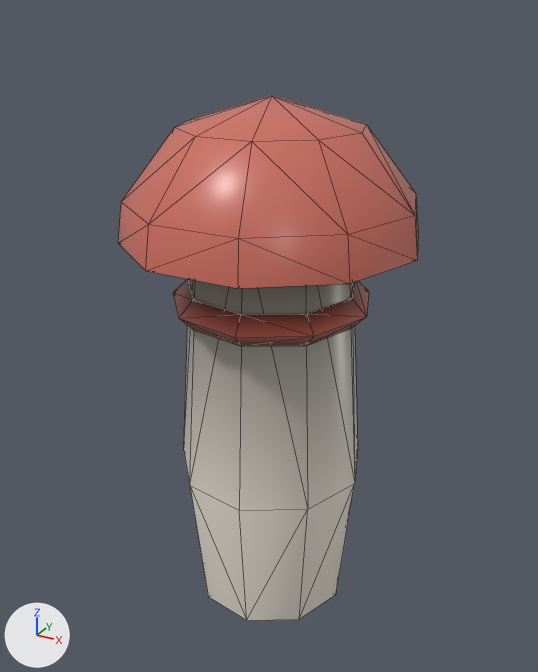
The glTF model public/models/modcar/items/food_matsutake.glb as it was, and as the next commit left it.
Camera for both pictures: a 50 mm lens placed at (0.0642, -0.1177, 0.1168), pointed at (-0.0007, 0.0002, 0.0579). The lights are fixed; the arrows at lower left show +X, +Y and +Z. The older version comes first. Mesh edges are drawn as thin lines. Vertices at exactly the same position are counted once.

Objects in the first picture: 'PART'.
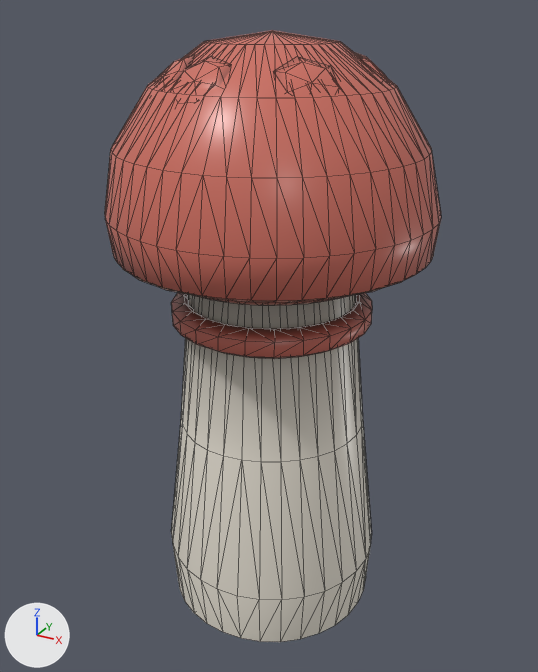
Pixel boxes [x1, y1, x2, y2] of what changed, in the pictures (538 x 672 px):
'PART', reshaped (12% wider, 17% taller)
    before: [118, 95, 418, 620]
    after: [105, 30, 441, 642]
part 1 of me_part, rebuilt (12% wider, 42% taller)
    before: [118, 95, 418, 289]
    after: [105, 30, 441, 305]
part 2 of me_part, rebuilt
    before: [173, 279, 369, 346]
    after: [171, 292, 372, 359]
part 3 of me_part, built on
    before: [184, 279, 358, 620]
    after: [122, 268, 404, 642]
part 4 of me_part, added (pink)
    after: [157, 52, 388, 89]

The change in detail:
me_part is used by ob_part; location (0.0, 0.0, 0.0).
me_part had 107 vertices, 206 faces and spanned x -0.028..0.028, y -0.0266..0.0266, z 0.0..0.1032.
me_part now has 1032 vertices, 2020 faces and spans x -0.0301..0.0301, y -0.0299..0.0299, z 0.0..0.1135.
me_part part 1: the loose piece of 42 vertices spanning x -0.028..0.028, y -0.0266..0.0266, z 0.0769..0.1032 is rebuilt with 338 vertices and now spans x -0.0301..0.0301, y -0.0299..0.0299, z 0.0727..0.1135.
me_part part 2: the loose piece of 36 vertices spanning x -0.0183..0.0195, y -0.0192..0.0192, z 0.063..0.069 is rebuilt with 144 vertices and now spans x -0.0192..0.0193, y -0.0192..0.0192, z 0.0612..0.0668.
me_part part 3: 28 vertices removed from x -0.0179..0.019, y -0.0187..0.0187, z 0.0..0.086; 365 vertices added at x -0.0285..0.0285, y -0.0283..0.0283, z 0.0..0.082.
me_part part 4: 184 vertices added at x -0.0211..0.0211, y -0.0217..0.0222, z 0.1018..0.1102.
